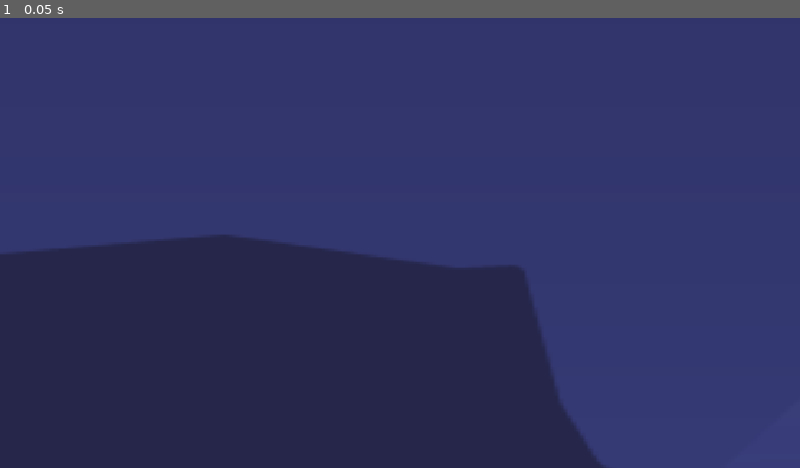
Above: before the commit, frame 1.
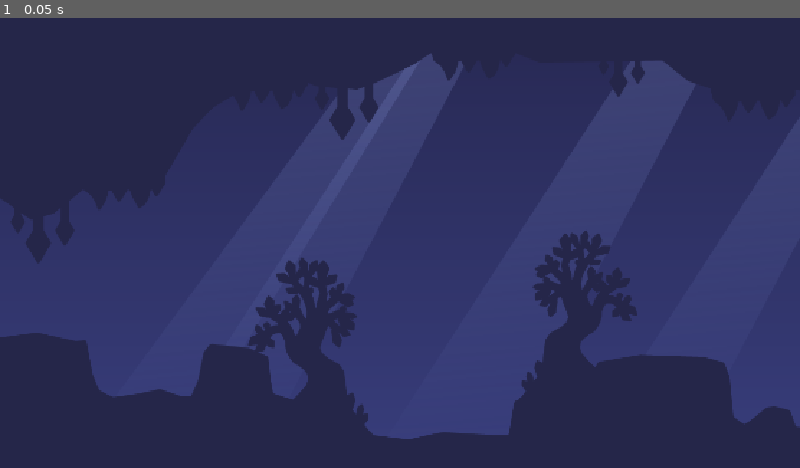
Above: after the commit, the same moment.

Repository: Jarifk/Lab-3-Intro-to-Video-Game-Design
Game: Godot game, scene res://level_2_root.tscn
Same seed, same stepped clock (60 frames per second), same inputs: the game is played once before the commit and once after it. This scene is started directly instead of the project's main scene.
Inputs:
- Up to frame 1 (0.05 s): no input

The runs differ from the first frame. In frame 1, 47% of the frame differs, in the area x 0-100%, y 0-100%.

Commit message:
updated background level 2

Diff:
--- a/2d-game/level_2_root.tscn
+++ b/2d-game/level_2_root.tscn
@@ -11,3 +11,4 @@
 offset_right = 8070.0
 offset_bottom = 1500.0
 texture = ExtResource("1_7gsfu")
+stretch_mode = 1
